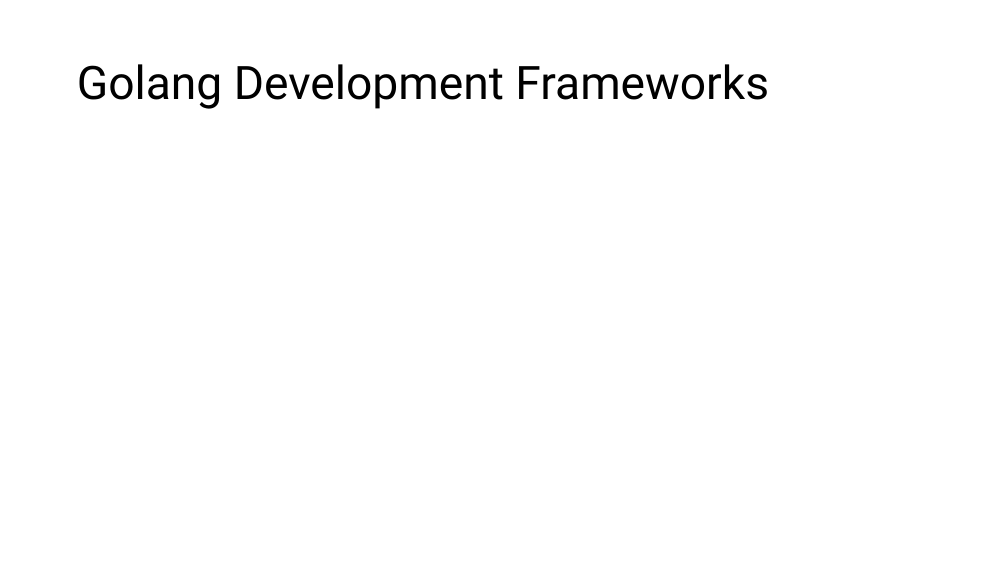
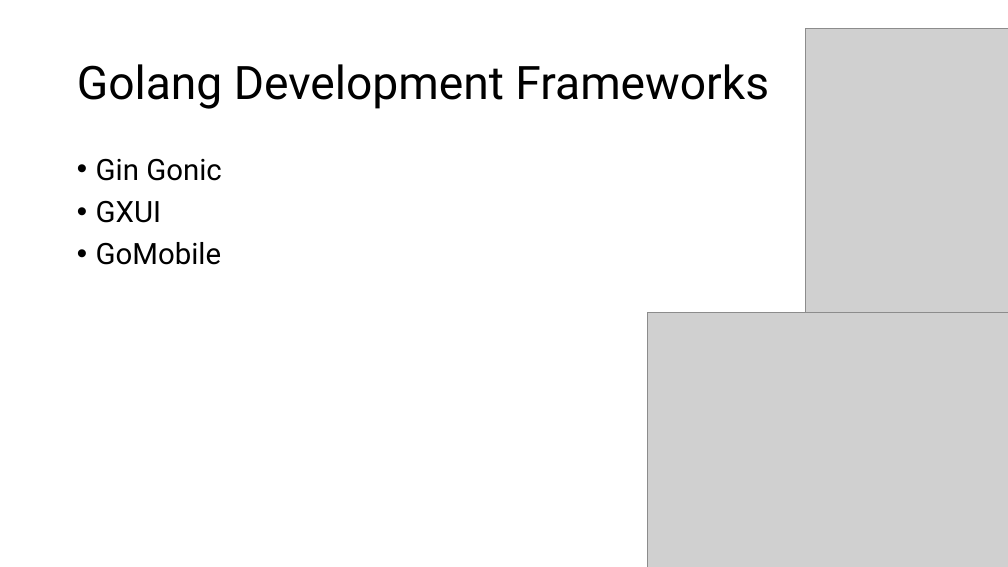
Before and after one commit to AlnaberA/golang_tutorial_projects, a slide deck: slide 8 of assets/powerpoints/golang2.pptx. Drawn at 1008x567 pixels with LibreOffice and Linux fonts; fonts in the diff are those of the drawing; grey boxes stand for pictures. Boxes give left, top, right and bottom in pixels: in the first picture for what was removed or moved away, otherwise in the second. Text is boxed around its words. In the diff, an @@ line names an element or a change of style, - is before the commit and + after.

Commit message:
Updating golang pp2.

```diff
--- a/assets/powerpoints/golang2.pptx
+++ b/assets/powerpoints/golang2.pptx
@@ picture added at (x1=806, y1=29, x2=1008, y2=313) @@
@@ text added at (x1=96, y1=158, x2=221, y2=265), 28 pt, text #000000 @@
+• Gin Gonic
+• GXUI
+• GoMobile
@@ picture added at (x1=647, y1=313, x2=1008, y2=567) @@
```
Also in this commit, not shown: 1 slide added, 1 slide removed, 1 other file.
